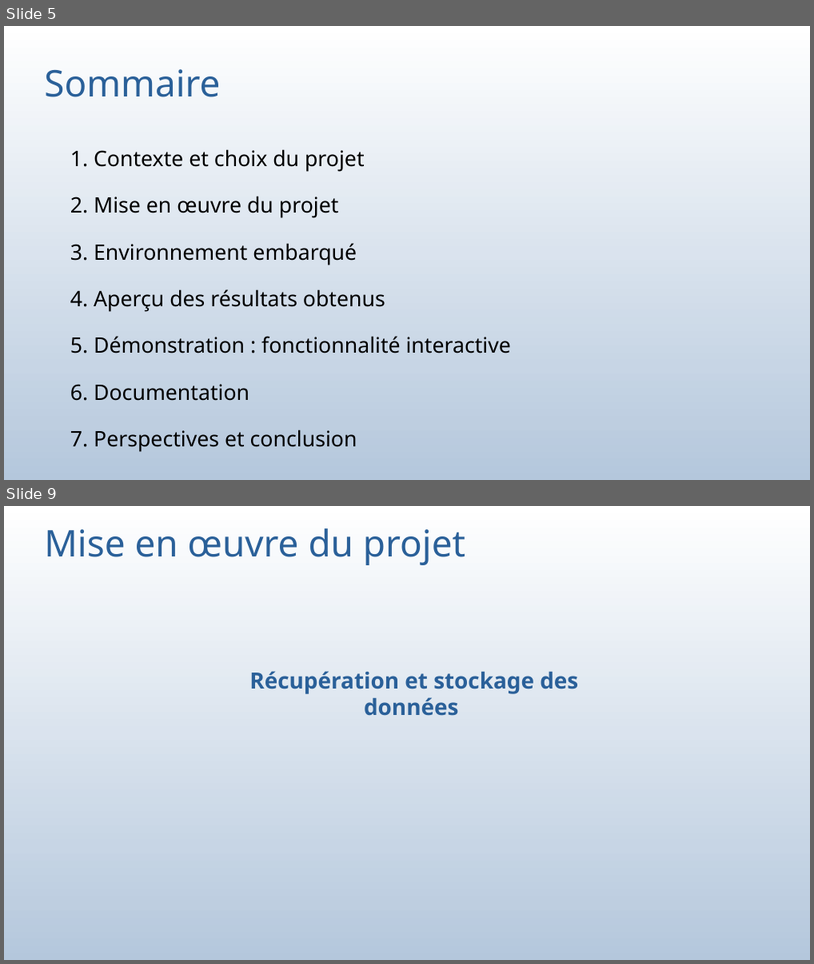
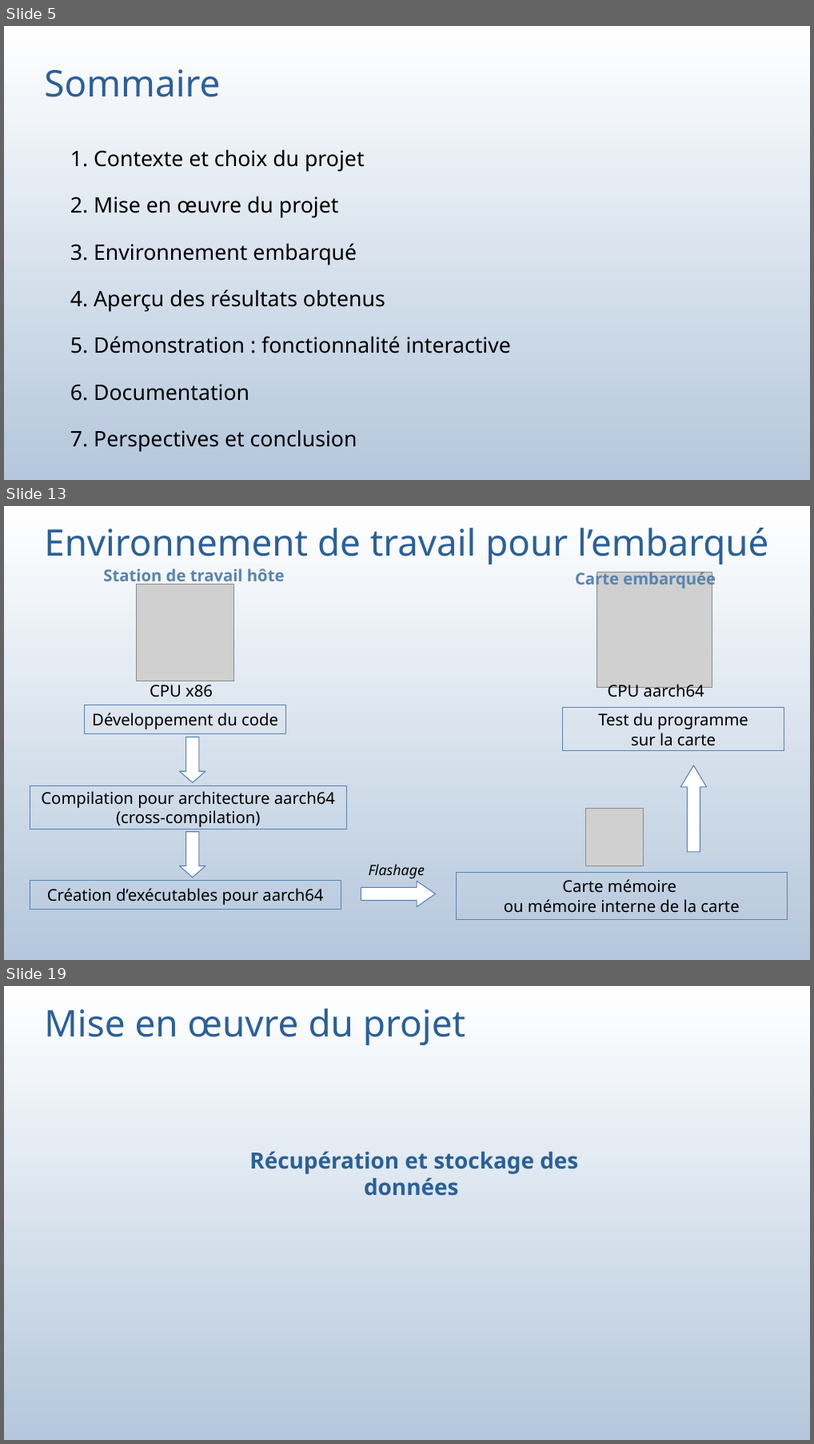
Before and after one commit to bauj/AJC_projet_belib, a slide deck: presentation_projet.odp. Shown one above the other, each under a label of ours: slides 5 and 9 before the commit, slides 5, 13 and 19 after it; the slides between them are not shown. The pictures are 814x964 and 814x1444 pixels, drawn with LibreOffice and Linux fonts; fonts in the diff are those of the drawing; grey boxes stand for pictures. Boxes give left, top, right and bottom in pixels: in the first picture for what was removed or moved away, otherwise in the second. Text is boxed around its words. In the diff, an @@ line names an element or a change of style, - is before the commit and + after.

```diff
--- a/presentation_projet.odp
+++ b/presentation_projet.odp
@@ slide 13 added at (4,506,810,960), background gradient #FFFFFF to #FEFEFE to #FDFDFE to #FBFCFD to #FAFBFD to #F9FBFC @@
@@ title added at (44,528,769,564), 36 pt, text #2A6099 @@
+Environnement de travail pour l’embarqué
@@ text added at (103,568,285,587), 16 pt, text #5983B0, bold @@
+Station de travail hôte
@@ text added at (575,569,716,590), 16 pt, text #5983B0, bold @@
+Carte embarquée
@@ picture added at (598,572,712,688) @@
@@ picture added at (137,584,234,681) @@
@@ text added at (150,680,213,697), 16 pt, text #000000 @@
+CPU x86
@@ text added at (608,684,705,696), 16 pt, text #000000 @@
+CPU aarch64
@@ rectangle added at (85,705,286,734), outline #5983B0 0.85 pt, 16 pt, text #000000 @@
+Développement du code
@@ rectangle added at (563,708,785,751), outline #5983B0 0.85 pt, 16 pt, text #000000 @@
+Test du programme
+sur la carte
@@ down arrow added at (180,737,206,783), fill #FFFFFF, outline #5983B0 0.85 pt @@
@@ down arrow added at (682,765,707,852), fill #FFFFFF, outline #5983B0 0.85 pt @@
@@ rectangle added at (30,785,346,828), outline #5983B0 0.85 pt, 16 pt, text #000000 @@
+Compilation pour architecture aarch64
+(cross-compilation)
@@ picture added at (586,808,644,866) @@
@@ down arrow added at (180,832,206,877), fill #FFFFFF, outline #5983B0 0.85 pt @@
@@ text added at (369,864,425,879), 14 pt, text #000000, italic @@
+Flashage
@@ rectangle added at (30,880,342,909), outline #5983B0 0.85 pt, 16 pt, text #000000 @@
+Création d’exécutables pour aarch64
@@ down arrow added at (361,881,435,907), fill #FFFFFF, outline #5983B0 0.85 pt @@
@@ rectangle added at (456,872,788,920), outline #5983B0 0.85 pt, 16 pt, text #000000 @@
+Carte mémoire
+ou mémoire interne de la carte
@@ what was slide 9 is now slide 19 @@
```
Also in this commit, not shown: 7 slides changed, 9 other slides added, 3 other files.
